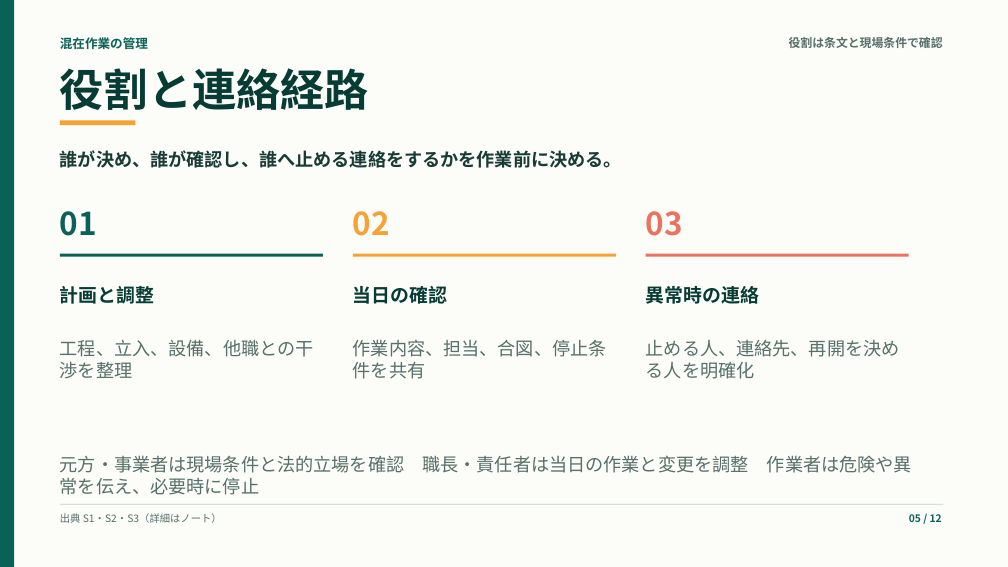
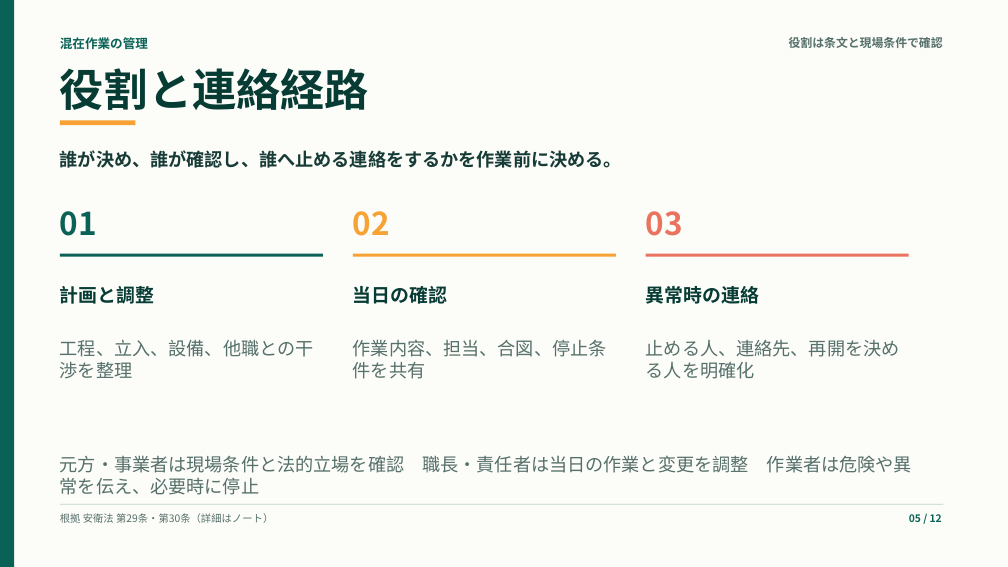
Before and after one commit to kameking-lab/safe-ai-site, a slide deck: slide 5 of web/public/training/safety-seminars/safety-management-basics-osh-law/downloads/safety-management-basics-osh-law-training.pptx. Drawn at 1008x567 pixels with LibreOffice and Linux fonts; fonts in the diff are those of the drawing. Boxes give left, top, right and bottom in pixels: in the first picture for what was removed or moved away, otherwise in the second. Text is boxed around its words. In the diff, an @@ line names an element or a change of style, - is before the commit and + after.

```diff
--- a/web/public/training/safety-seminars/safety-management-basics-osh-law/downloads/safety-management-basics-osh-law-training.pptx
+++ b/web/public/training/safety-seminars/safety-management-basics-osh-law/downloads/safety-management-basics-osh-law-training.pptx
@@ text at (60, 513, 273, 523): text changed @@
-出典 S1・S2・S3（詳細はノート）
+根拠 安衛法 第29条・第30条（詳細はノート）
```
Also in this commit, not shown: 9 other slides changed, 33 other files.
